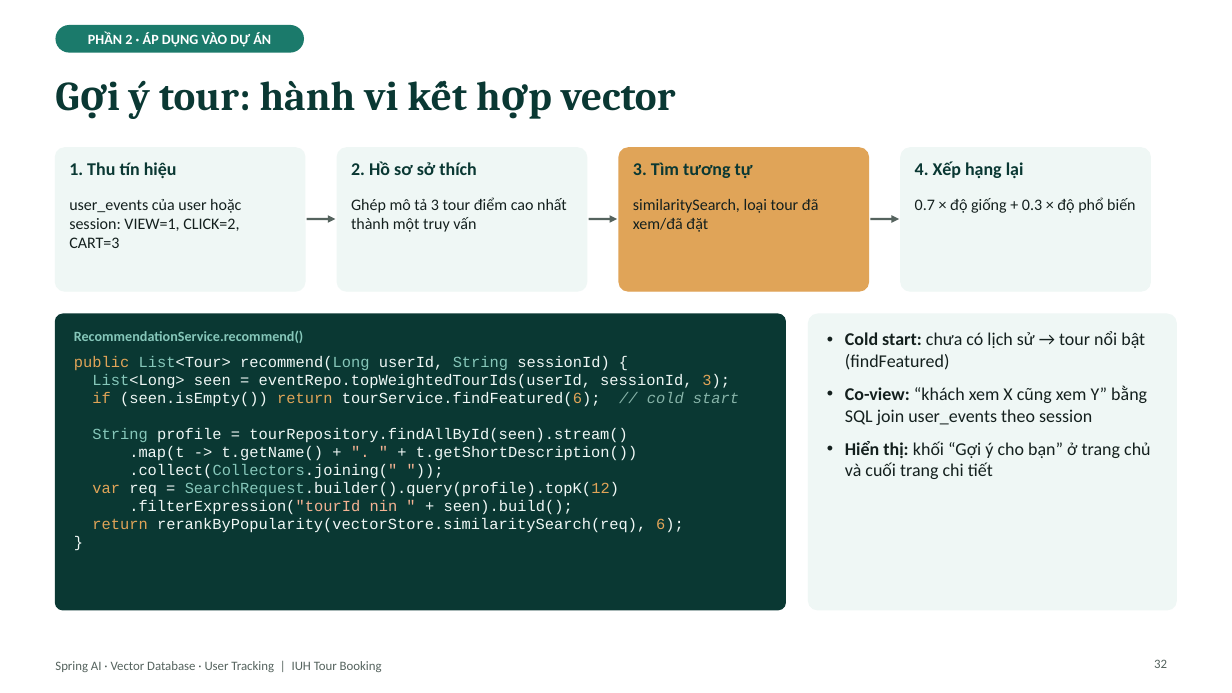
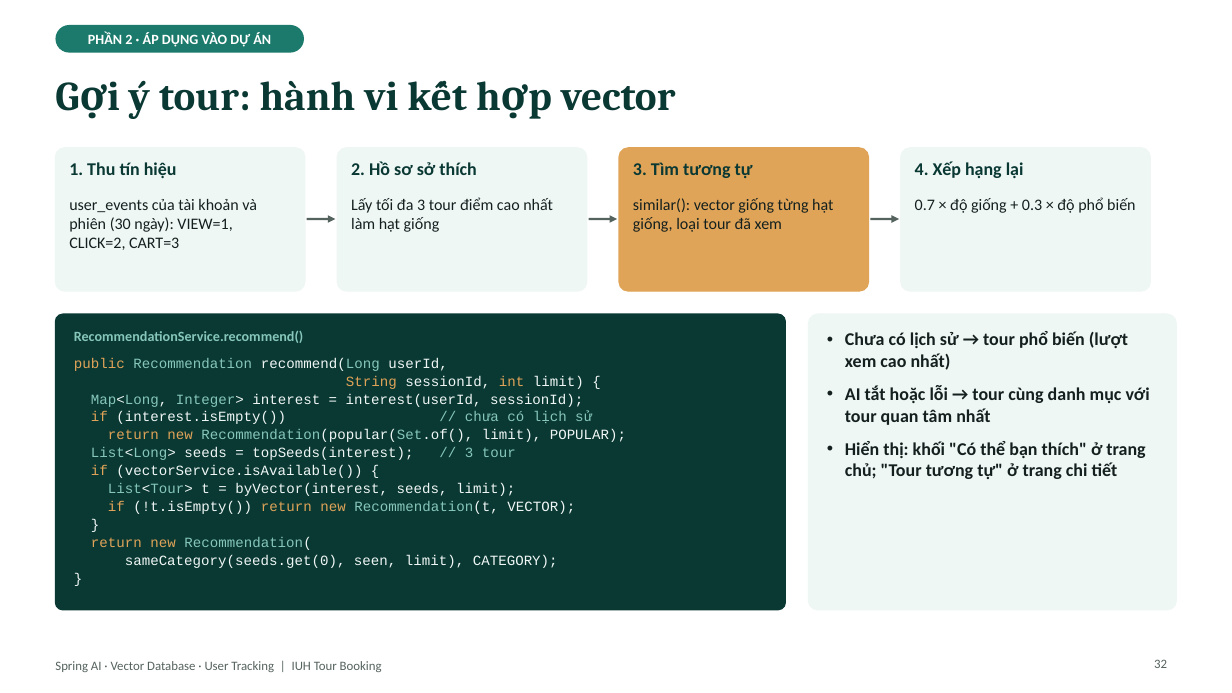
Before and after one commit to kanele05/project_www, a slide deck: slide 32 of docs/presentation/SpringAI_VectorDB_UserTracking.pptx. Drawn at 1232x693 pixels with LibreOffice and Linux fonts; fonts in the diff are those of the drawing. Boxes give left, top, right and bottom in pixels: in the first picture for what was removed or moved away, otherwise in the second. Text is boxed around its words. In the diff, an @@ line names an element or a change of style, - is before the commit and + after.

```diff
--- a/docs/presentation/SpringAI_VectorDB_UserTracking.pptx
+++ b/docs/presentation/SpringAI_VectorDB_UserTracking.pptx
@@ text at [69,199,257,250]: text changed @@
-user_events của user hoặc session: VIEW=1, CLICK=2, CART=3
+user_events của tài khoản và phiên (30 ngày): VIEW=1, CLICK=2, CART=3
@@ text at [351,197,553,232]: text changed @@
-Ghép mô tả 3 tour điểm cao nhất thành một truy vấn
+Lấy tối đa 3 tour điểm cao nhất làm hạt giống
@@ text at [633,198,833,232]: text changed @@
-similaritySearch, loại tour đã xem/đã đặt
+similar(): vector giống từng hạt giống, loại tour đã xem
@@ text at [74,357,626,514]: text changed; size 12 to 11 pt @@
-public List<Tour> recommend(Long userId, String sessionId) {
-List<Long> seen = eventRepo.topWeightedTourIds(userId, sessionId, 3);
-if (seen.isEmpty()) return tourService.findFeatured(6); // cold start
-String profile = tourRepository.findAllById(seen).stream()
-.map(t -> t.getName() + ". " + t.getShortDescription())
-.collect(Collectors.joining(" "));
-var req = SearchRequest.builder().query(profile).topK(12)
-.filterExpression("tourId nin " + seen).build();
-return rerankByPopularity(vectorStore.similaritySearch(req), 6);
+public Recommendation recommend(Long userId,
+String sessionId, int limit) {
+Map<Long, Integer> interest = interest(userId, sessionId);
+if (interest.isEmpty()) // chưa có lịch sử
+return new Recommendation(popular(Set.of(), limit), POPULAR);
+List<Long> seeds = topSeeds(interest); // 3 tour
+if (vectorService.isAvailable()) {
+List<Tour> t = byVector(interest, seeds, limit);
+if (!t.isEmpty()) return new Recommendation(t, VECTOR);
@@ text "public Recommendation recommend(Long userId," at [74,357,626,568]: size 12 to 11 pt in "}" @@
@@ text at [845,331,1150,479]: text changed; bold on @@
-• Cold start: chưa có lịch sử → tour nổi bật (findFeatured)
-• Co-view: “khách xem X cũng xem Y” bằng SQL join user_events theo session
-• Hiển thị: khối “Gợi ý cho bạn” ở trang chủ và cuối trang chi tiết
+• Chưa có lịch sử → tour phổ biến (lượt xem cao nhất)
+• AI tắt hoặc lỗi → tour cùng danh mục với tour quan tâm nhất
+• Hiển thị: khối "Có thể bạn thích" ở trang chủ; "Tour tương tự" ở trang chi tiết
@@ text at [91,537,558,568]: paragraphs added @@
+return new Recommendation(
+sameCategory(seeds.get(0), seen, limit), CATEGORY);
+}
```
Also in this commit, not shown: 20 other slides changed, 3 other files.
